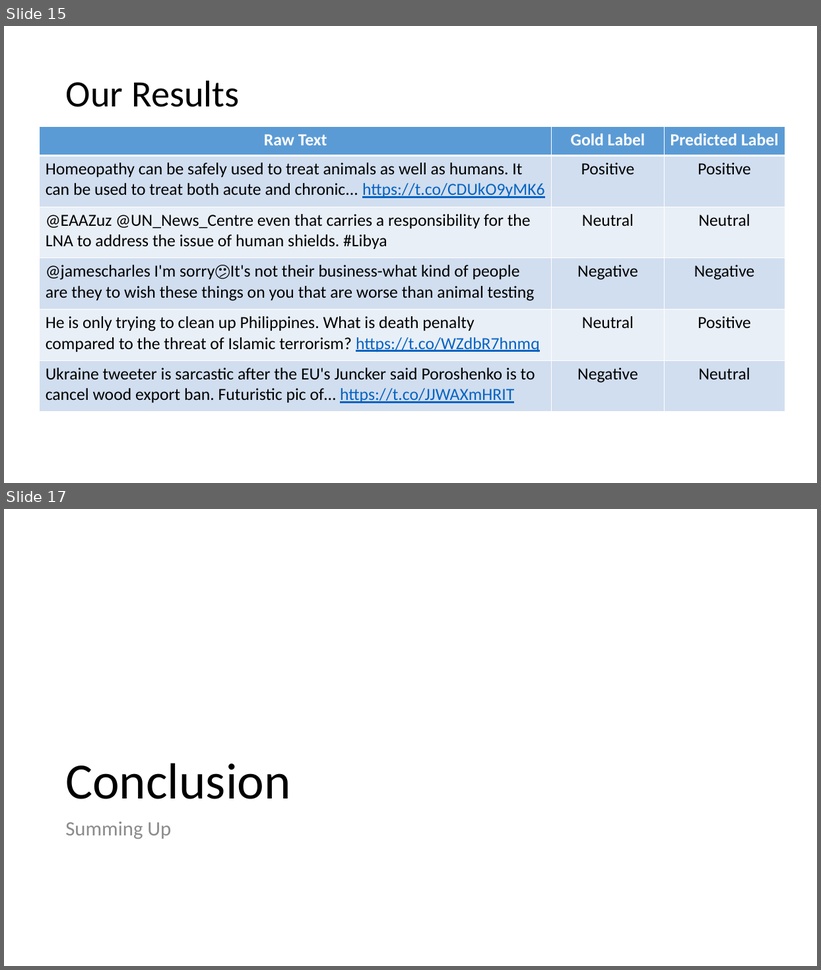
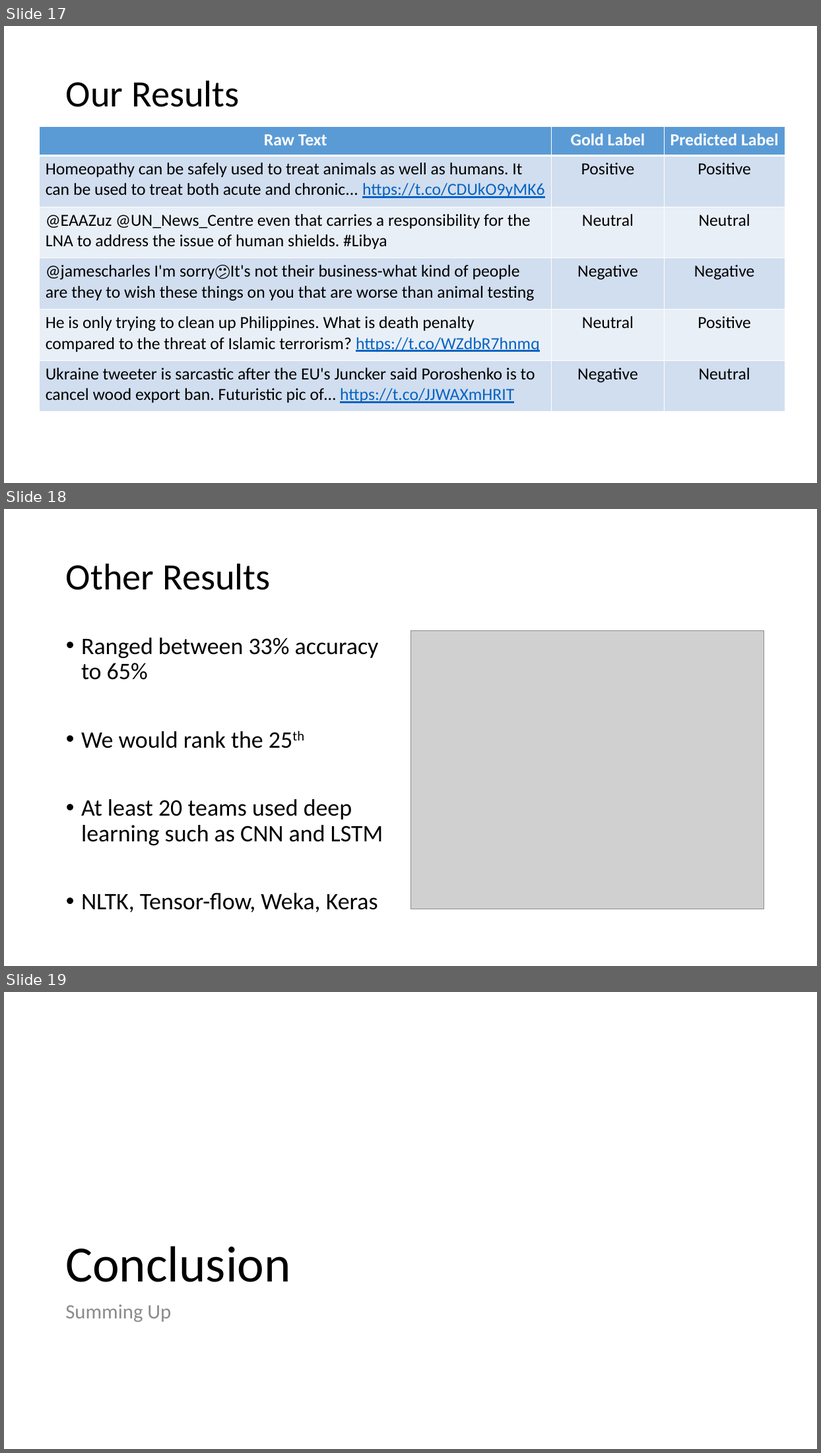
Before and after one commit to uabinf/nlp-group-project-2018-stephen-and-ramiz, a slide deck: presentation/Sentiment Analysis Using a Deep Neural Network.pptx. Shown one above the other, each under a label of ours: slides 15 and 17 before the commit, slides 17, 18 and 19 after it; the slides between them are not shown. The pictures are 821x970 and 821x1453 pixels, drawn with LibreOffice and Linux fonts; fonts in the diff are those of the drawing; grey boxes stand for pictures. Boxes give left, top, right and bottom in pixels: in the first picture for what was removed or moved away, otherwise in the second. Text is boxed around its words. In the diff, an @@ line names an element or a change of style, - is before the commit and + after.

```diff
--- a/presentation/Sentiment Analysis Using a Deep Neural Network.pptx
+++ b/presentation/Sentiment Analysis Using a Deep Neural Network.pptx
@@ slide 18 added at box(4, 509, 817, 966), background #FFFFFF @@
@@ title added at box(66, 563, 270, 590), 44 pt, text #000000 @@
+Other Results
@@ text added at box(81, 638, 384, 913), 28 pt, text #000000 @@
+• Ranged between 33% accuracy to 65%
+• We would rank the 25th
+• At least 20 teams used deep learning such as CNN and LSTM
+• NLTK, Tensor-flow, Weka, Keras
@@ picture added at box(411, 631, 764, 909) @@
@@ what was slide 15 is now slide 17 @@
@@ what was slide 17 is now slide 19 @@
```
Also in this commit, not shown: 1 slide changed, 4 other slides added, 3 slides removed.
